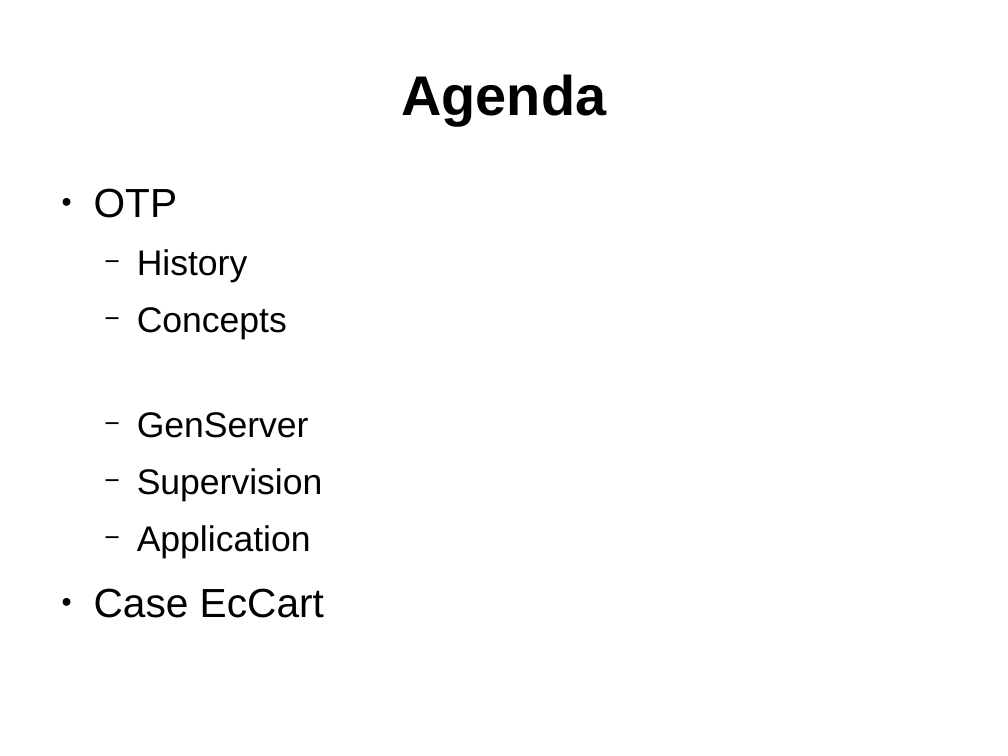
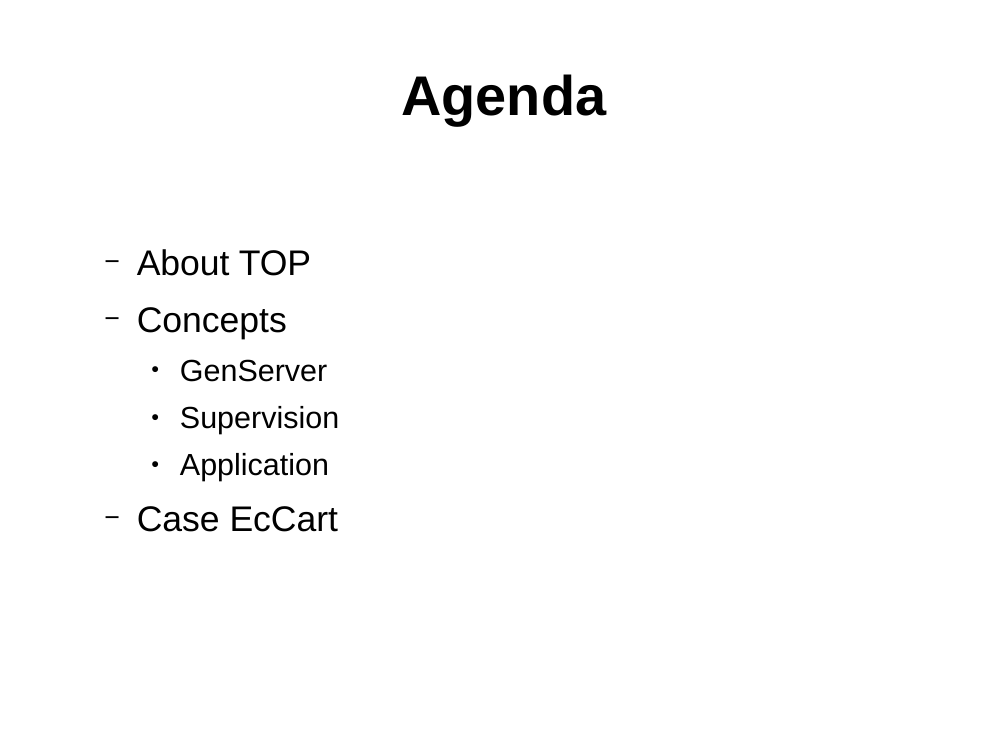
Before and after one commit to ramortegui/talks, a slide deck: slide 2 of elixir-otp-basics.odp. Drawn at 1008x756 pixels with LibreOffice and Linux fonts; fonts in the diff are those of the drawing. Boxes give left, top, right and bottom in pixels: in the first picture for what was removed or moved away, otherwise in the second. Text is boxed around its words. In the diff, an @@ line names an element or a change of style, - is before the commit and + after.

```diff
--- a/elixir-otp-basics.odp
+++ b/elixir-otp-basics.odp
@@ text at [137, 249, 311, 276]: text changed @@
-● OTP
-  − History
+  − About TOP
@@ text at [137, 359, 339, 532]: size 28 to 24 pt in "GenServer", "Supervision", "Application"; size 32 to 28 pt in "Case EcCart"; bullet − to ●; list level 2 to 3 in "GenServer"; list level 2 to 3 in "Supervision"; list level 2 to 3 in "Application"; bullet ● to −; list level 1 to 2 in "Case EcCart" @@
```
Also in this commit, not shown: 1 other slide changed, 1 slide added.
